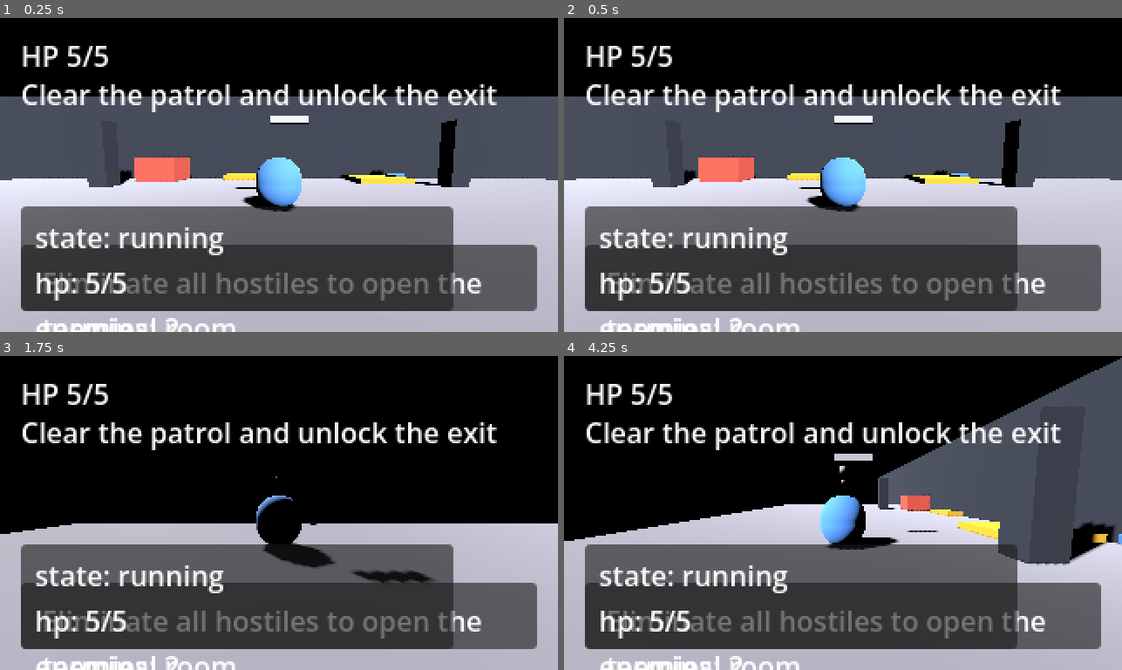
Above: before the commit, frames 1-4 (two rows, left to right).
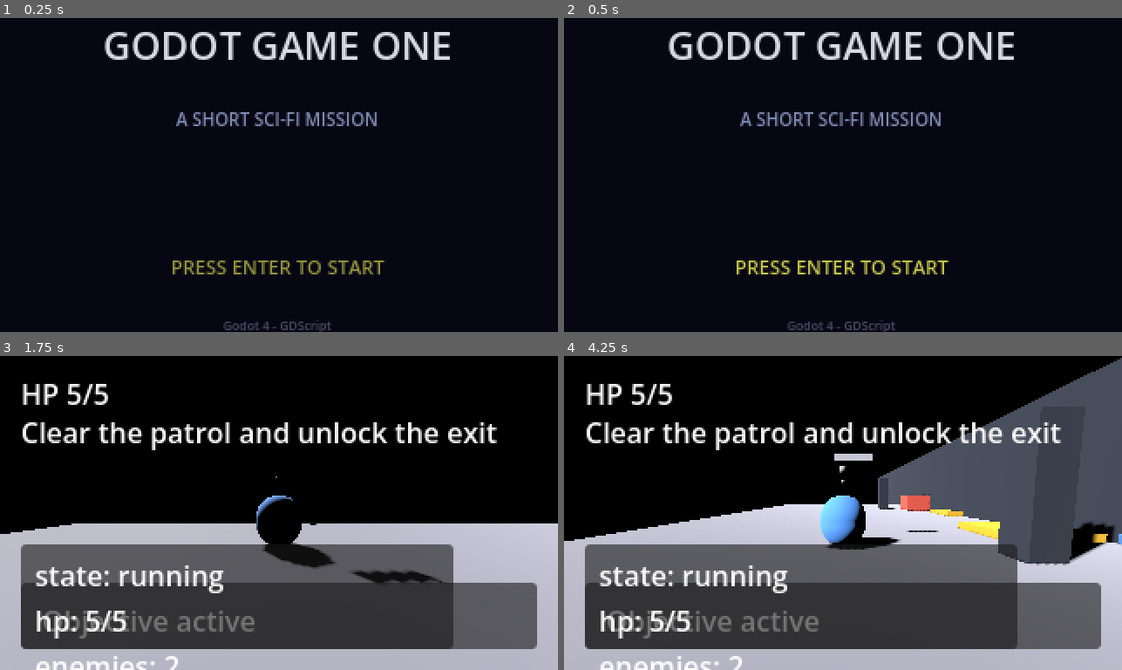
Above: after the commit, the same moments.

Repository: July-X/godot-game-one
Game: Godot game, scene res://scenes/main.tscn
The game is run twice, just before and just after one commit, with the same random seed, the same clock (stepped at 60 frames per second) and the same inputs.
Inputs:
- Up to frame 1 (0.25 s): no input
- Up to frame 2 (0.5 s): no input
- Up to frame 3 (1.75 s): tap Enter (ui_accept) at 0.5, 0.6, 0.77, 1.07, 1.35, 1.52 s; hold Right (ui_right) 0.53-1.28 s; hold Down (ui_down) from 1.28 s (still down)
- Up to frame 4 (4.25 s): tap Enter (ui_accept) at 1.82, 2.1, 2.85, 3.02, 3.32, 3.6, 3.77, 4.07 s; release Down (ui_down) at 2.03 s; hold Right (ui_right) 2.03-2.78 s; hold Up (ui_up) 2.78-3.53 s; hold Left (ui_left) from 3.53 s (still down)

The runs differ from the first frame. In frame 1, 78% of the frame differs, in the area x 0-100%, y 4-100%; in frame 2, 78%; in frame 3, 2.3%; in frame 4, 2.3%.

Commit message:
feat: 添加标题画面（Phase 1 收尾）- 按 Enter 开始游戏

Diff:
--- a/scenes/main.tscn
+++ b/scenes/main.tscn
@@ -1,9 +1,10 @@
-[gd_scene load_steps=5 format=3]
+[gd_scene load_steps=6 format=3]
 
 [ext_resource type="Script" path="res://scripts/main.gd" id="1"]
 [ext_resource type="PackedScene" path="res://scenes/levels/level_01.tscn" id="2"]
 [ext_resource type="PackedScene" path="res://scenes/entities/player.tscn" id="3"]
 [ext_resource type="PackedScene" path="res://scenes/ui/hud.tscn" id="4"]
+[ext_resource type="PackedScene" path="res://scenes/ui/title_screen.tscn" id="5"]
 
 [sub_resource type="Environment" id="1"]
 ambient_light_color = Color(0.35, 0.38, 0.45, 1)
@@ -28,3 +29,5 @@
 position = Vector3(0, 1.2, 4)
 
 [node name="HUD" parent="." instance=ExtResource("4")]
+
+[node name="TitleScreen" parent="." instance=ExtResource("5")]
--- /dev/null
+++ b/scenes/ui/title_screen.tscn
@@ -0,0 +1,59 @@
+[gd_scene load_steps=5 format=3]
+
+[ext_resource type="Script" path="res://scripts/title_screen.gd" id="1"]
+
+[sub_resource type="StyleBoxFlat" id="1"]
+bg_color = Color(0.03, 0.03, 0.08, 1)
+
+[sub_resource type="StyleBoxFlat" id="2"]
+bg_color = Color(0.08, 0.08, 0.15, 0.6)
+
+[sub_resource type="StyleBoxFlat" id="3"]
+bg_color = Color(0.12, 0.12, 0.2, 0.8)
+
+[node name="TitleScreen" type="CanvasLayer"]
+script = ExtResource("1")
+
+[node name="Root" type="Control" parent="."]
+anchor_right = 1.0
+anchor_bottom = 1.0
+theme_override_styles/panel = SubResource("1")
+
+[node name="Background" type="Panel" parent="Root"]
+anchor_right = 1.0
+anchor_bottom = 1.0
+theme_override_styles/panel = SubResource("1")
+
+[node name="CenterContainer" type="CenterContainer" parent="Root"]
+anchor_right = 1.0
+anchor_bottom = 1.0
+
+[node name="VBox" type="VBoxContainer" parent="Root/CenterContainer"]
+theme_override_constants/separation = 20
+
+[node name="TitleLabel" type="Label" parent="Root/CenterContainer/VBox"]
+text = "GODOT GAME ONE"
+theme_override_font_sizes/font_size = 22
+theme_override_colors/font_color = Color(0.85, 0.85, 0.9, 1)
+horizontal_alignment = 1
+
+[node name="SubtitleLabel" type="Label" parent="Root/CenterContainer/VBox"]
+text = "A SHORT SCI-FI MISSION"
+theme_override_font_sizes/font_size = 10
+theme_override_colors/font_color = Color(0.5, 0.55, 0.7, 1)
+horizontal_alignment = 1
+
+[node name="Spacer" type="Control" parent="Root/CenterContainer/VBox"]
+custom_minimum_size = Vector2(0, 30)
+
+[node name="StartHint" type="Label" parent="Root/CenterContainer/VBox"]
+text = "PRESS ENTER TO START"
+theme_override_font_sizes/font_size = 11
+theme_override_colors/font_color = Color(0.8, 0.8, 0.3, 1)
+horizontal_alignment = 1
+
+[node name="CreditLabel" type="Label" parent="Root/CenterContainer/VBox"]
+text = "Godot 4 - GDScript"
+theme_override_font_sizes/font_size = 7
+theme_override_colors/font_color = Color(0.3, 0.3, 0.4, 1)
+horizontal_alignment = 1
--- a/scripts/game_state.gd
+++ b/scripts/game_state.gd
@@ -9,13 +9,13 @@
 var current_health: int = 5
 var objective_text: String = "Reach the relay terminal"
 var story_line: String = "Command: hold the line and retrieve the data core."
-var run_state: String = "boot"
+var run_state: String = "title"
 
 func reset_run() -> void:
 	current_health = max_health
 	objective_text = "Reach the relay terminal"
 	story_line = "Command: hold the line and retrieve the data core."
-	run_state = "running"
+	run_state = "title"
 	health_changed.emit(current_health, max_health)
 	objective_changed.emit(objective_text)
 	story_line_changed.emit(story_line)
--- a/scripts/main.gd
+++ b/scripts/main.gd
@@ -3,6 +3,7 @@
 @onready var level = $Level
 @onready var player = $Player
 @onready var hud = $HUD
+@onready var title_screen = $TitleScreen
 
 var _enemy_count: int = 0
 var _kill_count: int = 0
@@ -13,6 +14,21 @@
 
 func _ready() -> void:
 	GameState.reset_run()
+	_show_title()
+
+func _show_title() -> void:
+	level.visible = false
+	player.visible = false
+	player.process_mode = PROCESS_MODE_DISABLED
+	hud.visible = false
+	title_screen.visible = true
+
+func _start_game() -> void:
+	title_screen.visible = false
+	level.visible = true
+	player.visible = true
+	player.process_mode = PROCESS_MODE_INHERIT
+	hud.visible = true
 	_bind_player()
 	_bind_level()
 	_bind_hud()
@@ -22,6 +38,7 @@
 	GameState.set_objective("Neutralize the patrol and reach the relay terminal")
 	GameState.set_story_line("Briefing: the outpost is silent, but the corridor is not empty.")
 	_update_exit_state()
+	GameState.set_run_state("running")
 
 func _bind_player() -> void:
 	player.shoot_requested.connect(_on_player_shoot_requested)
@@ -136,6 +153,9 @@
 	_update_exit_state()
 
 func _process(_delta: float) -> void:
+	if GameState.run_state == "title" and Input.is_action_just_pressed("ui_accept"):
+		_start_game()
+		return
 	if Input.is_key_pressed(KEY_F3):
 		if not has_meta("debug_toggle_latch"):
 			_debug_visible = not _debug_visible
--- /dev/null
+++ b/scripts/title_screen.gd
@@ -0,0 +1,13 @@
+extends CanvasLayer
+
+@onready var start_hint = $Root/CenterContainer/VBox/StartHint
+@onready var title_label = $Root/CenterContainer/VBox/TitleLabel
+
+var _blink_timer: float = 0.0
+
+func _ready() -> void:
+	_blink_timer = 0.0
+
+func _process(delta: float) -> void:
+	_blink_timer += delta
+	start_hint.modulate.a = 0.3 + abs(sin(_blink_timer * 2.5)) * 0.7
